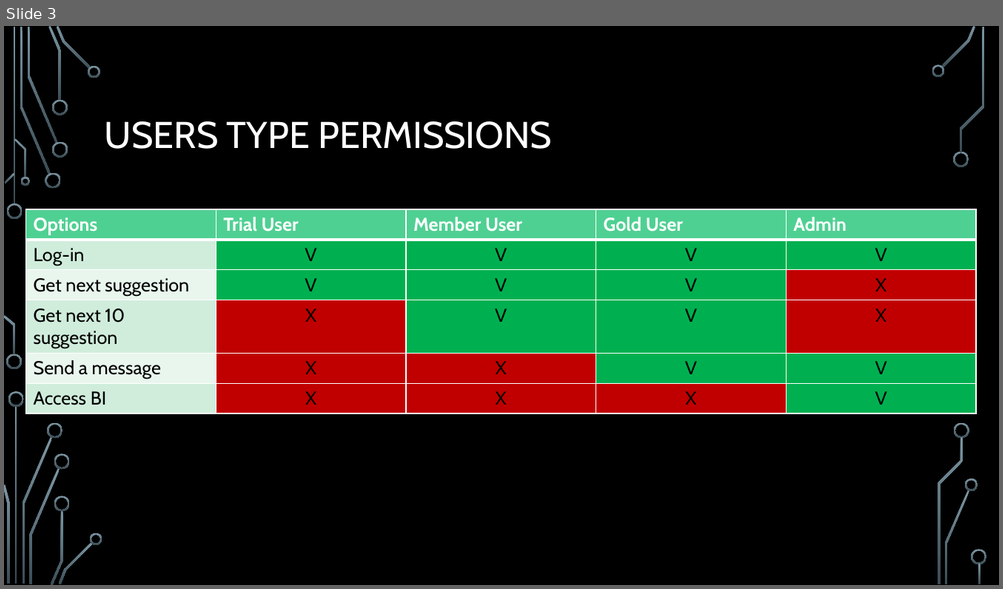
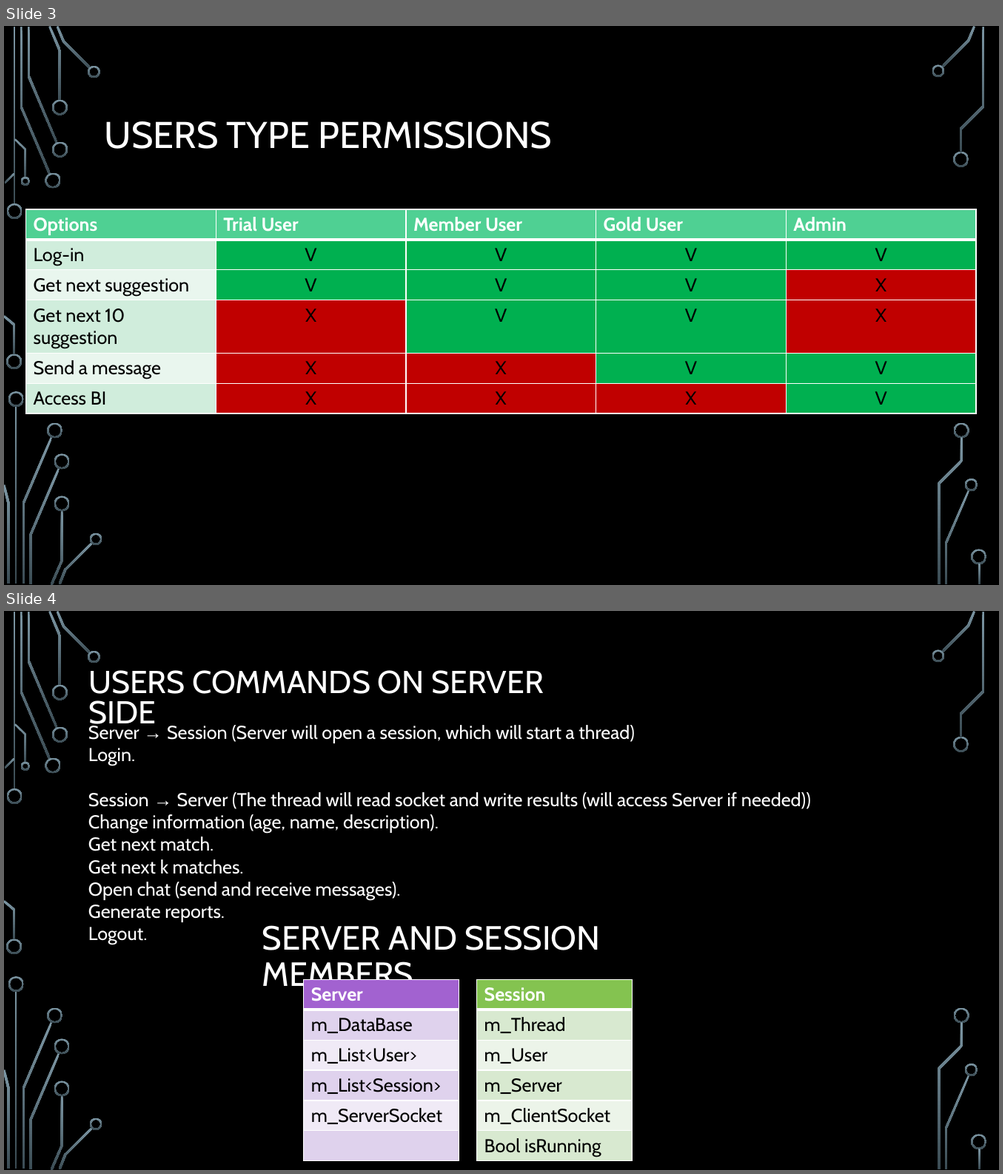
Before and after one commit to Meniakk/MatchApp, a slide deck: Match-app.pptm. Shown one above the other, each under a label of ours: slide 3 before the commit, slides 3 and 4 after it. The pictures are 1003x589 and 1003x1174 pixels, drawn with LibreOffice and Linux fonts; fonts in the diff are those of the drawing; background and template pictures are left out. Boxes give left, top, right and bottom in pixels: in the first picture for what was removed or moved away, otherwise in the second. Text is boxed around its words. In the diff, an @@ line names an element or a change of style, - is before the commit and + after.

```diff
--- a/Match-app.pptm
+++ b/Match-app.pptm
@@ slide 4 added at <box>4,611,999,1170</box>, background picture (left out); not listed: 36 template elements that a slide beside it also shows @@
@@ text added at <box>88,670,543,731</box>, 30.6 pt, text #FFFFFF @@
+USERS COMMANDS ON SERVER SIDE
@@ text added at <box>88,723,811,945</box>, 18 pt, text #FFFFFF @@
+Server → Session (Server will open a session, which will start a thread)
+Login.
+Session → Server (The thread will read socket and write results (will access Server if needed))
+Change information (age, name, description).
+Get next match.
+Get next k matches.
+Open chat (send and receive messages).
+Generate reports.
+Logout.
@@ title added at <box>262,925,600,994</box>, 32.4 pt, text #FFFFFF @@
+SERVER AND SESSION MEMBERS
@@ table added at <box>303,980,459,1161</box>, 6 rows, 1 columns @@
+Server
+m_DataBase
+m_List<User>
+m_List<Session>
+m_ServerSocket
+
@@ table added at <box>476,980,632,1161</box>, 6 rows, 1 columns @@
+Session
+m_Thread
+m_User
+m_Server
+m_ClientSocket
+Bool isRunning
```
Also in this commit, not shown: 1 other slide added, 1 slide removed, 11 other files.
